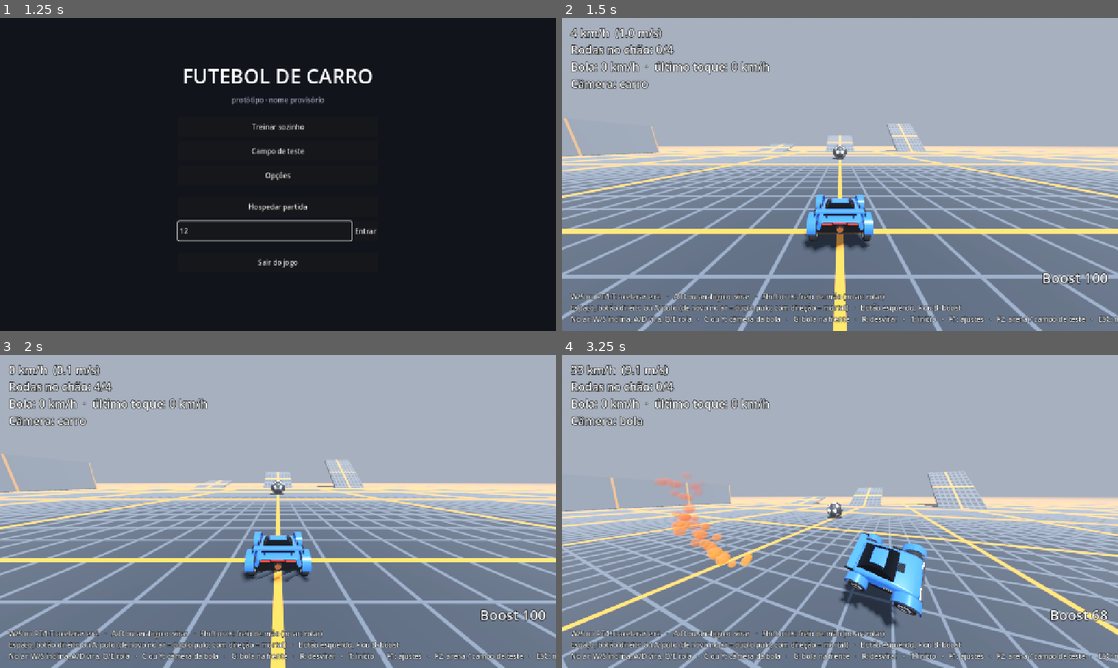
Above: before the commit, frames 1-4 (two rows, left to right).
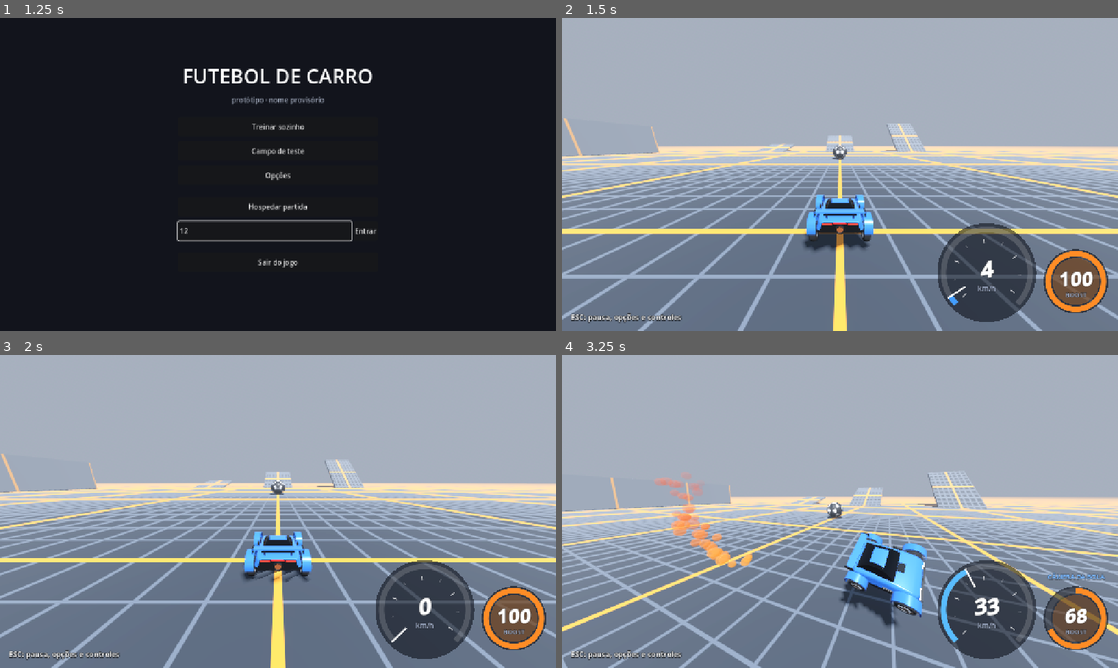
Above: after the commit, the same moments.

Repository: Lelokz/JogoDoCarro
Game: Godot game, scene res://cenas/menu.tscn
Two runs of this game, one before a commit and one after it. Both use one fixed random seed, a clock stepped at 60 frames per second and the inputs below.
Inputs (mouse positions are in pixels of both pictures, inside the frame that each line leads up to):
- Up to frame 1 (1.25 s): click (266, 230) at 0.52 s; type "12" at 0.6 s
- Up to frame 2 (1.5 s): click "Campo de teste" at 1.25 s
- Up to frame 3 (2 s): no input
- Up to frame 4 (3.25 s): tap Enter (ui_accept) at 2 s; move the mouse to (962, 495) at 2.02 s; hold D (direita) 2.03-2.78 s; hold F (boost) 2.03-2.78 s; tap W (acelerar) at 2.1 s; click (962, 495) at 2.17 s; tap Space (pulo) at 2.27, 2.57, 3.02 s; move the mouse to (728, 527) at 2.77 s; hold Down from 2.78 s (still down); tap F (boost) at 2.85 s; click (728, 527) at 2.92 s; tap C (camera_bola) at 3.05 s

Frame 1 is identical in both runs. In frame 2, 11% of the frame differs, in the area x 1-100%, y 3-98%; in frame 3, 11%; in frame 4, 11%.

Commit message:
HUD nova: velocímetro com ponteiro, boost em anel, placar azul/laranja; números de teste só com o F1

Diff:
--- a/jogo/scripts/hud.gd
+++ b/jogo/scripts/hud.gd
@@ -1,4 +1,9 @@
 extends CanvasLayer
+
+# HUD da partida: placar em cima, velocímetro + boost embaixo à direita, código da sala no canto.
+# Os textos "Placar" e "Mensagem" continuam existindo (a partida e os testes usam): o placar
+# bonito é montado a partir do texto do "Placar", que fica escondido. Os números de teste
+# (rodas no chão, velocidade da bola...) só aparecem com o painel F1 aberto.
 
 @export var carro_caminho: NodePath
 @export var bola_caminho: NodePath
@@ -7,33 +12,123 @@
 var carro: RigidBody3D
 var bola: RigidBody3D
 var camera: Camera3D
+var painel: Node
 var convite := ""
 var convite_texto := Label.new()   # canto de cima, na tela de quem hospeda
 var copiou := 0.0   # segundos mostrando "link copiado"
+var velocimetro := Velocimetro.new()
+var fps := Label.new()
+var dica := Label.new()
+var tempo := 0.0
+# placar: [caixa azul, relógio, caixa laranja] + "tu: Laranja"
+var placar_caixa := HBoxContainer.new()
+var gols_azul := Label.new()
+var gols_laranja := Label.new()
+var relogio := Label.new()
+var meu_time := Label.new()
 
 
 func _ready() -> void:
 	carro = get_node(carro_caminho)
 	bola = get_node(bola_caminho)
 	camera = get_node(camera_caminho)
+	painel = get_node_or_null("../Painel")
+	$Boost.visible = false
+	$Controles.visible = false
+	if has_node("Placar"):
+		$Placar.visible = false
+		montar_placar()
+	if has_node("Mensagem"):
+		$Mensagem.add_theme_font_override("font", Estilo.titulo())
+		$Mensagem.add_theme_font_size_override("font_size", 78)
+		$Mensagem.add_theme_constant_override("outline_size", 14)
+
+	velocimetro.set_anchors_and_offsets_preset(Control.PRESET_BOTTOM_RIGHT, Control.PRESET_MODE_MINSIZE, 12)
+	velocimetro.grow_horizontal = Control.GROW_DIRECTION_BEGIN
+	velocimetro.grow_vertical = Control.GROW_DIRECTION_BEGIN
+	add_child(velocimetro)
+
 	convite_texto.set_anchors_and_offsets_preset(Control.PRESET_TOP_RIGHT, Control.PRESET_MODE_MINSIZE, 20)
 	convite_texto.grow_horizontal = Control.GROW_DIRECTION_BEGIN
 	convite_texto.horizontal_alignment = HORIZONTAL_ALIGNMENT_RIGHT
-	convite_texto.add_theme_font_size_override("font_size", 22)
-	convite_texto.add_theme_color_override("font_outline_color", Color.BLACK)
-	convite_texto.add_theme_constant_override("outline_size", 6)
+	contorno(convite_texto, 22)
 	add_child(convite_texto)
+
+	fps.position = Vector2(20, 14)
+	contorno(fps, 16)
+	add_child(fps)
+	dica.text = "ESC: pausa, opções e controles"
+	dica.set_anchors_and_offsets_preset(Control.PRESET_BOTTOM_LEFT, Control.PRESET_MODE_MINSIZE, 20)
+	dica.grow_vertical = Control.GROW_DIRECTION_BEGIN
+	contorno(dica, 17)
+	add_child(dica)
+	$Velocidade.position = Vector2(20, 50)
 	montar_controles()
+
+
+func contorno(rotulo: Label, tamanho: int) -> void:
+	rotulo.add_theme_font_override("font", Estilo.forte())
+	rotulo.add_theme_font_size_override("font_size", tamanho)
+	rotulo.add_theme_color_override("font_outline_color", Color(0, 0, 0, 0.8))
+	rotulo.add_theme_constant_override("outline_size", 6)
+
+
+func montar_placar() -> void:
+	var em_cima := VBoxContainer.new()
+	em_cima.set_anchors_and_offsets_preset(Control.PRESET_CENTER_TOP, Control.PRESET_MODE_MINSIZE, 12)
+	em_cima.grow_horizontal = Control.GROW_DIRECTION_BOTH
+	em_cima.add_theme_constant_override("separation", 2)
+	add_child(em_cima)
+	placar_caixa.add_theme_constant_override("separation", 0)
+	placar_caixa.alignment = BoxContainer.ALIGNMENT_CENTER
+	em_cima.add_child(placar_caixa)
+	placar_caixa.add_child(caixinha(gols_azul, Color(0.12, 0.35, 0.85, 0.92), [12, 0, 0, 12], 46, 86))
+	placar_caixa.add_child(caixinha(relogio, Color(0.04, 0.05, 0.09, 0.88), [0, 0, 0, 0], 32, 150))
+	placar_caixa.add_child(caixinha(gols_laranja, Color(0.95, 0.45, 0.1, 0.92), [0, 12, 12, 0], 46, 86))
+	meu_time.horizontal_alignment = HORIZONTAL_ALIGNMENT_CENTER
+	contorno(meu_time, 16)
+	em_cima.add_child(meu_time)
+
+
+func caixinha(rotulo: Label, cor: Color, cantos: Array, tamanho: int, largura: int) -> PanelContainer:
+	var caixa := PanelContainer.new()
+	var estilo := Estilo.caixa(cor, Color(1, 1, 1, 0.12), 0, 1, 6)
+	estilo.corner_radius_top_left = cantos[0]
+	estilo.corner_radius_top_right = cantos[1]
+	estilo.corner_radius_bottom_right = cantos[2]
+	estilo.corner_radius_bottom_left = cantos[3]
+	caixa.add_theme_stylebox_override("panel", estilo)
+	caixa.custom_minimum_size = Vector2(largura, 64)
+	rotulo.horizontal_alignment = HORIZONTAL_ALIGNMENT_CENTER
+	rotulo.vertical_alignment = VERTICAL_ALIGNMENT_CENTER
+	rotulo.add_theme_font_override("font", Estilo.titulo())
+	rotulo.add_theme_font_size_override("font_size", tamanho)
+	rotulo.add_theme_color_override("font_outline_color", Color(0, 0, 0, 0.5))
+	rotulo.add_theme_constant_override("outline_size", 6)
+	caixa.add_child(rotulo)
+	return caixa
+
+
+func atualizar_placar() -> void:
+	# o texto vem da partida (no amigo, vem do host): "AZUL  1  ×  0  LARANJA\n4:32\ntu: Laranja"
+	var linhas: PackedStringArray = $Placar.text.split("\n")
+	var gols := linhas[0].split("×") if linhas.size() > 0 else PackedStringArray()
+	if gols.size() == 2:
+		gols_azul.text = gols[0].replace("AZUL", "").strip_edges()
+		gols_laranja.text = gols[1].replace("LARANJA", "").strip_edges()
+	relogio.text = linhas[1].strip_edges() if linhas.size() > 1 else ""
+	relogio.add_theme_font_size_override("font_size", 20 if relogio.text.length() > 6 else 32)
+	meu_time.text = linhas[2].strip_edges() if linhas.size() > 2 else ""
 
 
 func montar_controles() -> void:
 	convite_texto.text = convite
 	if copiou > 0.0:
 		convite_texto.text = "Link copiado! Manda pros amigos:\n" + Rede.sala.link()
-	$Controles.text = "W/S ou RT/LT: acelerar e ré   ·   A/D ou analógico: virar   ·   Shift ou X: freio de mão (no ar: rolar)\nEspaço, botão direito ou A: pulo (de novo no ar = duplo pulo; com direção = mortal)   ·   Botão esquerdo, F ou B: boost\nNo ar: W/S inclina, A/D vira, Q/E rola   ·   C ou Y: câmera da bola   ·   G: bola na frente   ·   R: desvirar   ·   T: início   ·   F1: ajustes   ·   F2: arena / campo de teste   ·   ESC: menu   ·   F11: tela cheia"
 
 
 func _process(delta: float) -> void:
+	tempo += delta
 	# o código da sala chega depois que a arena abre
 	var agora := Rede.convite()
 	var apagou := copiou > 0.0 and copiou - delta <= 0.0
@@ -45,6 +140,20 @@
 		DisplayServer.clipboard_set(Rede.sala.link())
 		copiou = 4.0
 		montar_controles()
+	if has_node("Placar"):
+		atualizar_placar()
+
 	var v: float = carro.velocidade().length()
-	$Velocidade.text = "%d km/h  (%.1f m/s)\nRodas no chão: %d/4\nBola: %d km/h  ·  último toque: %d km/h\nCâmera: %s%s" % [roundi(v * 3.6), v, carro.rodas_no_chao, roundi(bola.velocidade().length() * 3.6), roundi(bola.ultimo_toque * 3.6), "bola" if camera.camera_bola else "carro", "  ·  %d FPS" % Engine.get_frames_per_second() if Opcoes.pegar("mostrar_fps") else ""]
-	$Boost.text = ("SUPERSÔNICO\n" if carro.supersonico else "") + "Boost %d" % roundi(carro.boost)
+	velocimetro.velocidade = v
+	velocimetro.maxima = carro.velocidade_maxima
+	velocimetro.supersonico = carro.supersonico
+	velocimetro.boost = carro.boost
+	velocimetro.boostando = carro.boostando
+	velocimetro.camera_bola = camera.camera_bola
+	fps.visible = Opcoes.pegar("mostrar_fps")
+	fps.text = "%d FPS" % Engine.get_frames_per_second()
+	dica.modulate.a = clampf(12.0 - tempo, 0.0, 1.0)
+	# números de teste: só com o painel F1 aberto
+	$Velocidade.visible = painel != null and painel.caixa.visible
+	if $Velocidade.visible:
+		$Velocidade.text = "%.1f m/s\nRodas no chão: %d/4\nBola: %d km/h  ·  último toque: %d km/h" % [v, carro.rodas_no_chao, roundi(bola.velocidade().length() * 3.6), roundi(bola.ultimo_toque * 3.6)]
--- /dev/null
+++ b/jogo/scripts/velocimetro.gd
@@ -0,0 +1,92 @@
+class_name Velocimetro
+extends Control
+
+# Canto de baixo à direita: velocímetro (arco que enche + ponteiro + km/h no meio)
+# e, do lado, o boost num círculo que enche e esvazia com o número no meio.
+
+var velocidade := 0.0      # m/s
+var maxima := 23.0         # m/s (o fim do arco)
+var supersonico := false
+var boost := 33.0          # 0 a 100
+var boostando := false
+var camera_bola := false
+var piscar := 0.0
+
+const CENTRO_VELOCIDADE := Vector2(140, 140)
+const RAIO_VELOCIDADE := 100.0
+const CENTRO_BOOST := Vector2(345, 160)
+const RAIO_BOOST := 64.0
+const INICIO := deg_to_rad(135.0)   # o arco vai de baixo-esquerda até baixo-direita, por cima
+const VOLTA := deg_to_rad(270.0)
+
+
+func _ready() -> void:
+	custom_minimum_size = Vector2(430, 262)
+	mouse_filter = Control.MOUSE_FILTER_IGNORE
+
+
+func _process(delta: float) -> void:
+	piscar += delta
+	queue_redraw()
+
+
+func _draw() -> void:
+	desenhar_velocidade()
+	desenhar_boost()
+
+
+func desenhar_velocidade() -> void:
+	var c := CENTRO_VELOCIDADE
+	var r := RAIO_VELOCIDADE
+	var fracao := clampf(velocidade / maxima, 0.0, 1.0)
+	var cor := Estilo.AZUL.lerp(Color(0.5, 0.95, 1.0), fracao)
+	if supersonico:
+		cor = Estilo.LARANJA.lerp(Color(1.0, 0.95, 0.8), 0.5 + 0.5 * sin(piscar * 12.0))
+	draw_circle(c, r + 14.0, Color(0.02, 0.03, 0.06, 0.55))
+	draw_arc(c, r, INICIO, INICIO + VOLTA, 64, Color(1, 1, 1, 0.16), 12.0, true)
+	if fracao > 0.005:
+		draw_arc(c, r, INICIO, INICIO + VOLTA * fracao, 64, cor, 12.0, true)
+	# marquinhas a cada 10 km/h, maiores a cada 20
+	var km_maximo := maxima * 3.6
+	var km := 0.0
+	while km <= km_maximo + 0.1:
+		var a := INICIO + VOLTA * km / km_maximo
+		var direcao := Vector2(cos(a), sin(a))
+		var grande := int(roundf(km)) % 20 == 0
+		draw_line(c + direcao * (r - 22.0), c + direcao * (r - (32.0 if grande else 27.0)), Color(1, 1, 1, 0.7 if grande else 0.35), 2.0 if grande else 1.5, true)
+		km += 10.0
+	# ponteiro: só a ponta, perto do arco, pra não passar por cima do número
+	var angulo := INICIO + VOLTA * fracao
+	var ponta := Vector2(cos(angulo), sin(angulo))
+	draw_line(c + ponta * (r - 40.0), c + ponta * (r + 6.0), Color.WHITE, 4.0, true)
+	texto_no_meio(str(roundi(velocidade * 3.6)), c + Vector2(0, 16), 50, Color.WHITE, Estilo.titulo())
+	texto_no_meio("km/h", c + Vector2(0, 42), 16, Estilo.TEXTO_APAGADO)
+	if supersonico:
+		texto_no_meio("SUPERSÔNICO", c + Vector2(0, -r - 24), 17, cor, Estilo.titulo())
+	if camera_bola:
+		texto_no_meio("CÂMERA DA BOLA", CENTRO_BOOST + Vector2(0, -RAIO_BOOST - 26), 15, Estilo.AZUL.lerp(Color.WHITE, 0.3))
+
+
+func desenhar_boost() -> void:
+	var c := CENTRO_BOOST
+	var r := RAIO_BOOST
+	var fracao := clampf(boost / 100.0, 0.0, 1.0)
+	var cor := Estilo.LARANJA
+	if boostando:
+		cor = cor.lerp(Color(1.0, 0.9, 0.6), 0.5 + 0.5 * sin(piscar * 20.0))
+	elif boost < 1.0:
+		cor = Color(0.5, 0.5, 0.55)
+	draw_circle(c, r + 10.0, Color(0.02, 0.03, 0.06, 0.6))
+	draw_circle(c, r - 10.0, cor * Color(1, 1, 1, 0.12 + 0.18 * fracao))
+	draw_arc(c, r, 0.0, TAU, 64, Color(1, 1, 1, 0.1), 12.0, true)
+	if fracao > 0.005:
+		draw_arc(c, r, -PI / 2.0, -PI / 2.0 + TAU * fracao, 64, cor, 12.0, true)
+	texto_no_meio(str(roundi(boost)), c + Vector2(0, 14), 44, Color.WHITE, Estilo.titulo())
+	texto_no_meio("BOOST", c + Vector2(0, 36), 14, Estilo.TEXTO_APAGADO)
+
+
+func texto_no_meio(texto: String, onde: Vector2, tamanho: int, cor: Color, letra: Font = null) -> void:
+	if letra == null:
+		letra = Estilo.forte()
+	draw_string_outline(letra, onde - Vector2(150, 0), texto, HORIZONTAL_ALIGNMENT_CENTER, 300, tamanho, 4, Color(0, 0, 0, 0.6))
+	draw_string(letra, onde - Vector2(150, 0), texto, HORIZONTAL_ALIGNMENT_CENTER, 300, tamanho, cor)
--- a/jogo/testes/fotos.gd
+++ b/jogo/testes/fotos.gd
@@ -13,6 +13,7 @@
 	["5_geral", Vector3(34, 17, 62), Vector3(0, 0, 0)],
 	["6_gol", Vector3(9, 4, 30), Vector3(0, 3, 50)],
 	["7_arquibancada", Vector3(-10, 3, 5), Vector3(40, 14, 20)],
+	["1b_hud_rapido", "hud", null],
 	["8_pausa", "pausa", null],
 	["9_opcoes", "opcoes", null],
 ]
@@ -42,7 +43,16 @@
 	var f: Array = FOTOS[foto]
 	if f[1] is String:
 		root.get_node("Arena/Camera").make_current()
-		if f[1] == "pausa":
+		if f[1] == "hud":
+			# só os números do mostrador (o carro está parado na contagem)
+			var hud: Node = root.get_node("Arena/Hud")
+			hud.set_process(false)
+			hud.velocimetro.velocidade = 22.4
+			hud.velocimetro.supersonico = true
+			hud.velocimetro.boost = 64.0
+			hud.velocimetro.boostando = true
+		elif f[1] == "pausa":
+			root.get_node("Arena/Hud").set_process(true)
 			# carregado na hora: scripts -s não enxergam os autoloads que a Pausa usa na compilação
 			var pausa: Node = load("res://scripts/pausa.gd").new()
 			pausa.name = "Pausa"
Not shown, added: jogo/scripts/velocimetro.gd.uid
